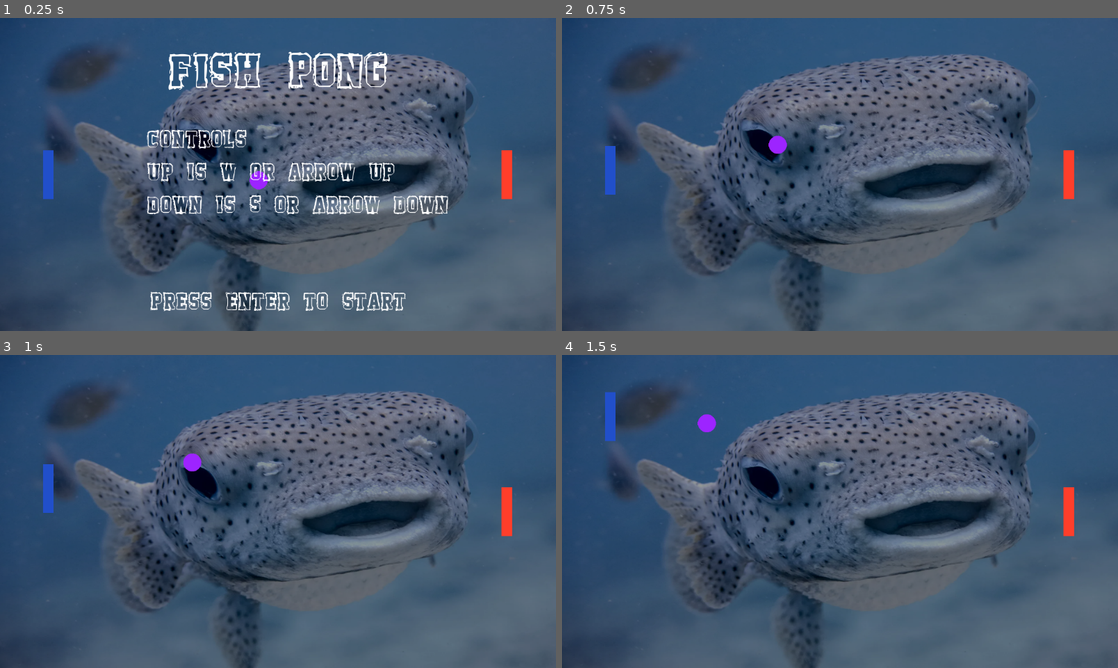
Above: before the commit, frames 1-4 (two rows, left to right).
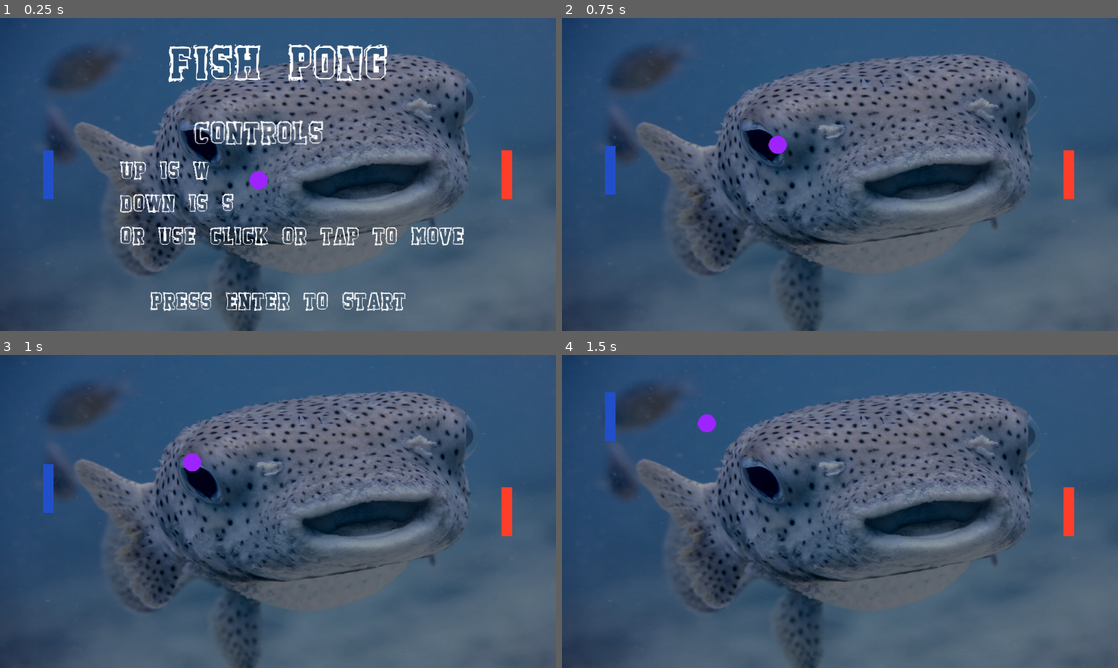
Above: after the commit, the same moments.

Repository: evilduck95/pong
Game: Godot game, scene res://pong.tscn
Same seed, same stepped clock (60 frames per second), same inputs: the game is played once before the commit and once after it. Video files are missing from this copy of the repository; at most half a second of black plays in their place.
Inputs (mouse positions are in pixels of both pictures, inside the frame that each line leads up to):
- Up to frame 1 (0.25 s): no input
- Up to frame 2 (0.75 s): tap Enter (ui_accept) at 0.5 s; move the mouse to (962, 158) at 0.52 s; hold W from 0.53 s (still down); click (962, 158) at 0.6 s
- Up to frame 3 (1 s): keep holding W; tap Enter (ui_accept) at 0.77 s
- Up to frame 4 (1.5 s): move the mouse to (728, 527) at 1.27 s; release W at 1.28 s; hold S from 1.28 s (still down); click (728, 527) at 1.35 s

The runs differ from the first frame. In frame 1, 7.1% of the frame differs, in the area x 21-84%, y 8-73%; in frame 2, nothing differs; in frame 3, nothing differs; in frame 4, nothing differs.

Commit message:
Edited controls

Diff:
--- a/pong.tscn
+++ b/pong.tscn
@@ -151,21 +151,31 @@
 
 [node name="Title" type="Label" parent="Pause Menu"]
 offset_left = 1.0
-offset_top = 40.0
+offset_top = 24.0
 offset_right = 1154.0
-offset_bottom = 170.0
+offset_bottom = 154.0
 text = "Fish Pong"
 label_settings = ExtResource("10_m71mw")
 horizontal_alignment = 1
 
-[node name="Player 1 Controls" type="Label" parent="Pause Menu"]
-offset_left = 304.0
-offset_top = 216.0
-offset_right = 859.0
-offset_bottom = 567.0
-text = "Controls
-Up is w or Arrow Up
-Down is S or arrow down"
+[node name="Player 1 Header" type="Label" parent="Pause Menu"]
+offset_left = 72.0
+offset_top = 193.0
+offset_right = 786.0
+offset_bottom = 260.0
+scale = Vector2(1.3, 1.3)
+text = "Controls"
+label_settings = ExtResource("11_oy2j6")
+horizontal_alignment = 1
+
+[node name="Player 1 Controls2" type="Label" parent="Pause Menu"]
+offset_left = 248.0
+offset_top = 281.0
+offset_right = 962.0
+offset_bottom = 632.0
+text = "Up is w
+Down is S
+Or use click or tap to move"
 label_settings = ExtResource("11_oy2j6")
 
 [node name="Instruction" type="Label" parent="Pause Menu"]
